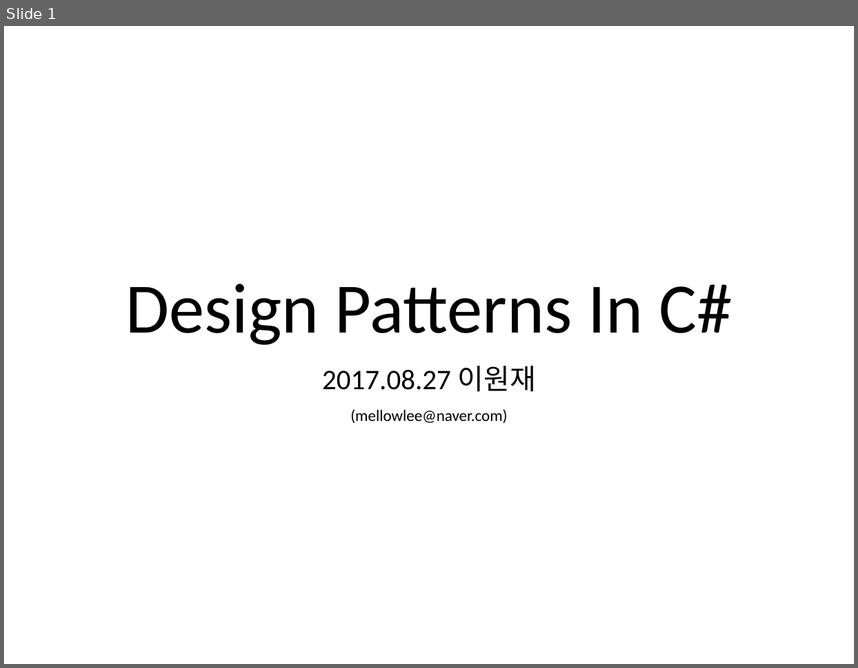
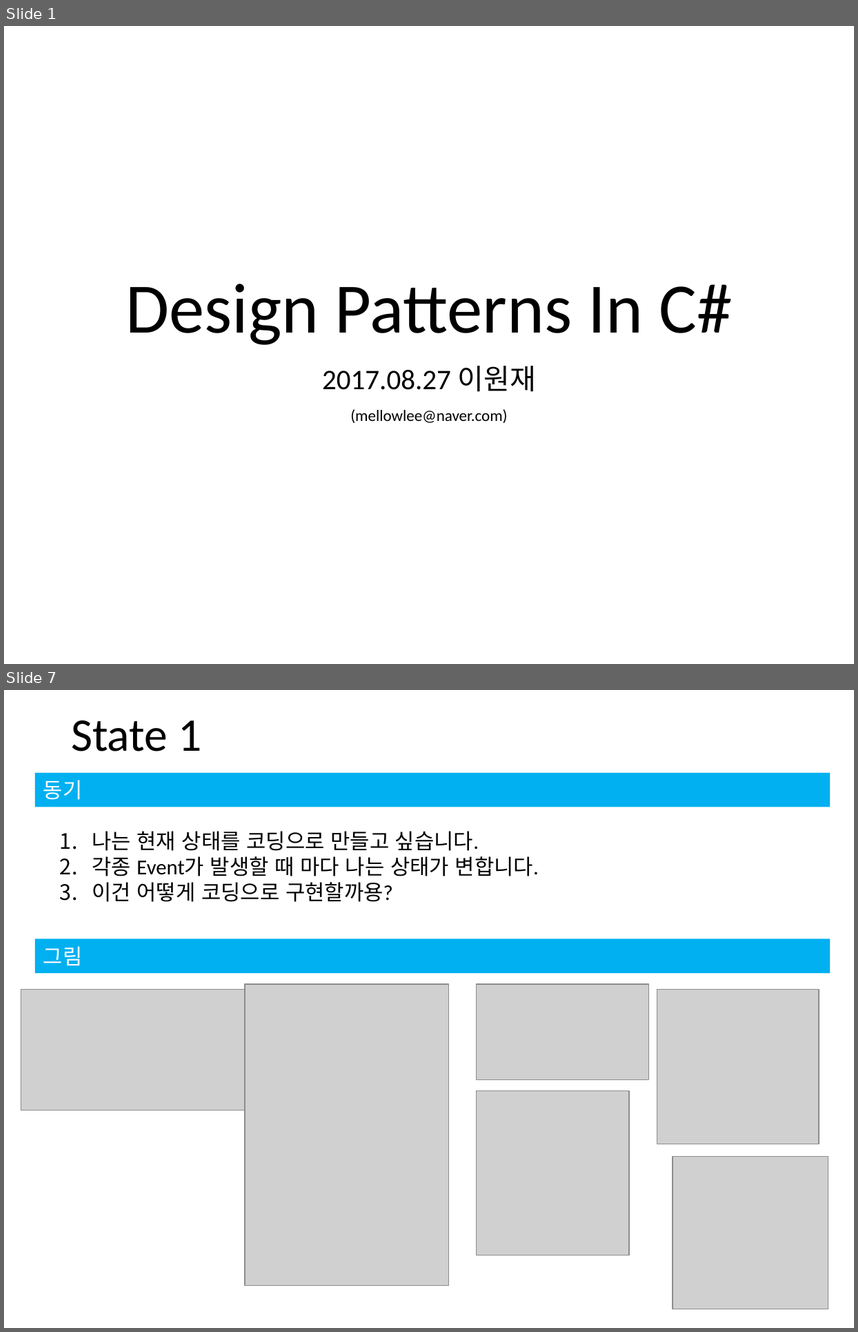
Before and after one commit to yiwonjae/Project_DesignPatternsInCSharp, a slide deck: Designpattern정리.pptx. Shown one above the other, each under a label of ours: slide 1 before the commit, slides 1 and 7 after it; the slides between them are not shown. The pictures are 858x668 and 858x1332 pixels, drawn with LibreOffice and Linux fonts; fonts in the diff are those of the drawing; grey boxes stand for pictures. Boxes give left, top, right and bottom in pixels: in the first picture for what was removed or moved away, otherwise in the second. Text is boxed around its words. In the diff, an @@ line names an element or a change of style, - is before the commit and + after.

Commit message:
State Pattern

```diff
--- a/Designpattern정리.pptx
+++ b/Designpattern정리.pptx
@@ slide 7 added at (4,690,854,1328), background #FFFFFF @@
@@ title added at (71,720,202,751), 39.6 pt, text #000000 @@
+State 1
@@ rectangle added at (34,773,829,807), fill #00B0F0, 18 pt, text #FFFFFF @@
+동기
@@ text added at (92,831,539,902), 18 pt, text #000000 @@
+1. 나는 현재 상태를 코딩으로 만들고 싶습니다.
+2. 각종 Event가 발생할 때 마다 나는 상태가 변합니다.
+3. 이건 어떻게 코딩으로 구현할까용?
@@ rectangle added at (34,939,829,973), fill #00B0F0, 18 pt, text #FFFFFF @@
+그림
@@ picture added at (21,989,245,1110) @@
@@ picture added at (245,984,448,1286) @@
@@ picture added at (477,984,649,1080) @@
@@ picture added at (657,989,819,1143) @@
@@ picture added at (477,1090,630,1254) @@
@@ picture added at (673,1156,829,1309) @@
```
Also in this commit, not shown: 1 slide changed, 4 other slides added, 2 slides removed, 5 other files.
